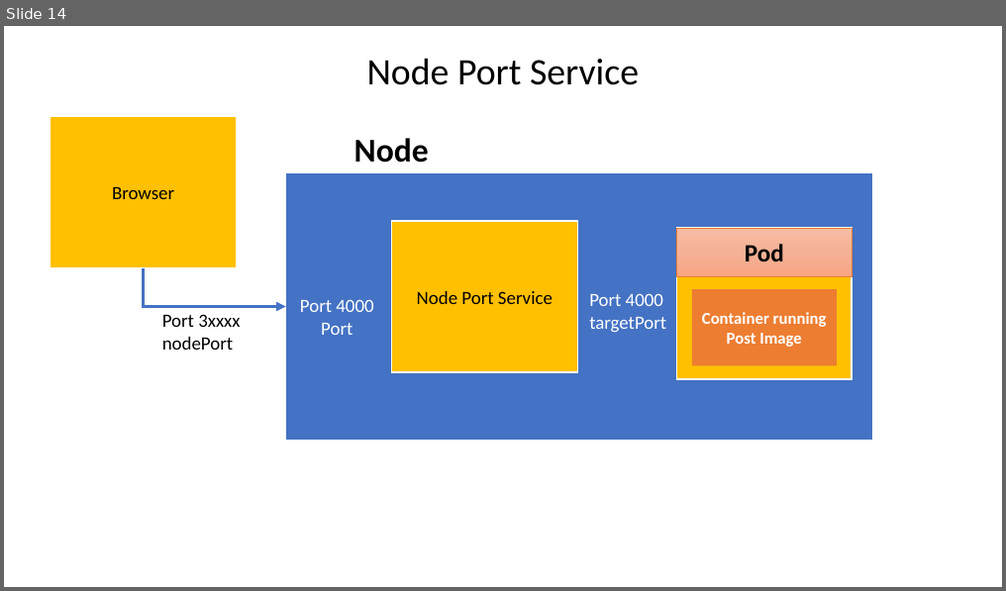
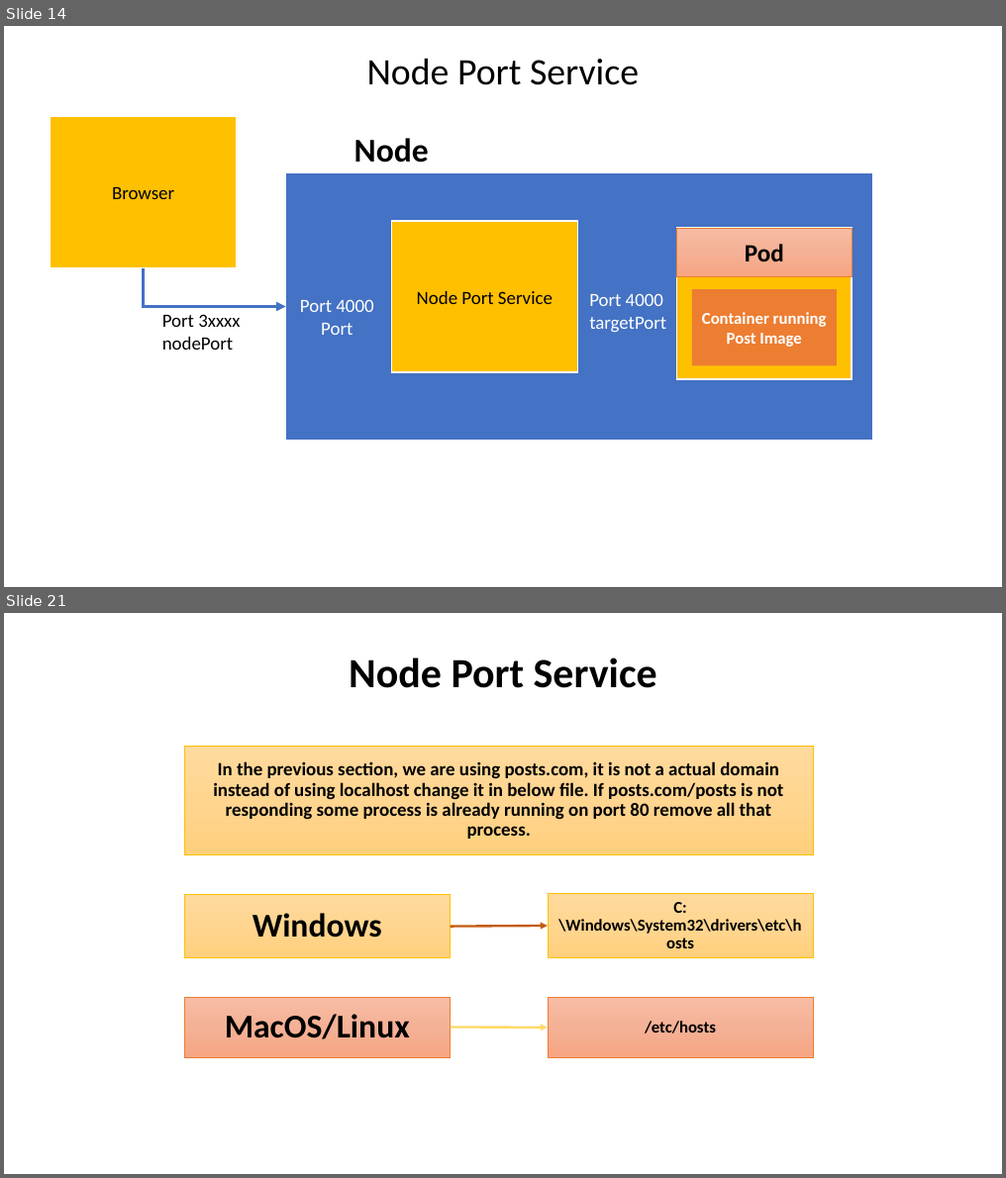
Before and after one commit to AlqamaShuja/Microservices, a slide deck: Kubernetes.pptx. Shown one above the other, each under a label of ours: slide 14 before the commit, slides 14 and 21 after it; the slides between them are not shown. The pictures are 1006x591 and 1006x1178 pixels, drawn with LibreOffice and Linux fonts; fonts in the diff are those of the drawing. Boxes give left, top, right and bottom in pixels: in the first picture for what was removed or moved away, otherwise in the second. Text is boxed around its words. In the diff, an @@ line names an element or a change of style, - is before the commit and + after.

```diff
--- a/Kubernetes.pptx
+++ b/Kubernetes.pptx
@@ slide 21 added at bbox=[4, 613, 1002, 1174], background #FFFFFF @@
@@ title added at bbox=[349, 658, 657, 688], 40 pt, text #000000, bold @@
+Node Port Service
@@ rectangle added at bbox=[184, 746, 813, 855], fill gradient #FFDB9E to #FFD590 to #FFD07C, outline #FFC000 0.5 pt, 18 pt, text #000000, bold @@
+In the previous section, we are using posts.com, it is not a actual domain instead of using localhost change it in below file. If posts.com/posts is not responding some process is already running on port 80 remove all that process.
@@ text added at bbox=[184, 894, 450, 959], fill gradient #FFDB9E to #FFD590 to #FFD07C, outline #FFC000 0.5 pt, 32 pt, text #000000, bold @@
+Windows
@@ rectangle added at bbox=[548, 894, 813, 959], fill gradient #FFDB9E to #FFD590 to #FFD07C, outline #FFC000 0.5 pt, 16 pt, text #000000, bold @@
+C:\Windows\System32\drivers\etc\hosts
@@ arrow added from (450, 927) to (548, 926), #C55A11 2.25 pt @@
@@ rectangle added at bbox=[184, 997, 450, 1058], fill gradient #F7BDA5 to #F5B196 to #F8A582, outline #ED7D31 0.5 pt, 32 pt, text #000000, bold @@
+MacOS/Linux
@@ rectangle added at bbox=[548, 997, 813, 1058], fill gradient #F7BDA5 to #F5B196 to #F8A582, outline #ED7D31 0.5 pt, 16 pt, text #000000, bold @@
+/etc/hosts
@@ arrow added from (450, 1028) to (548, 1028), #FFD966 2.25 pt @@
```
Also in this commit, not shown: 3 slides changed, 5 other slides added, 18 other files.
